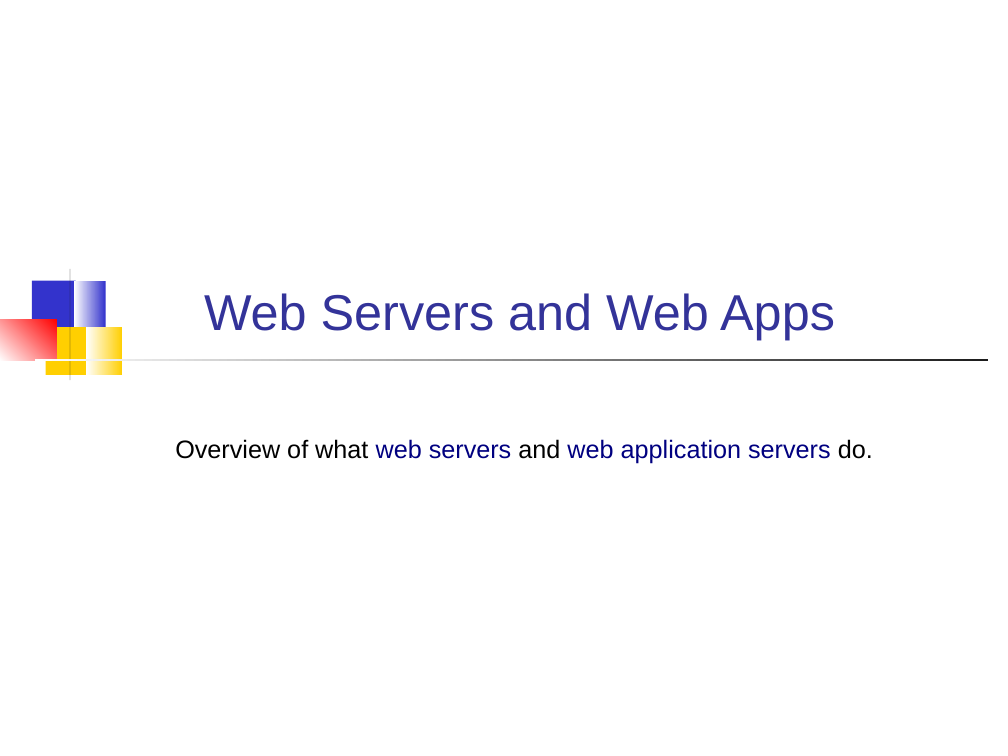
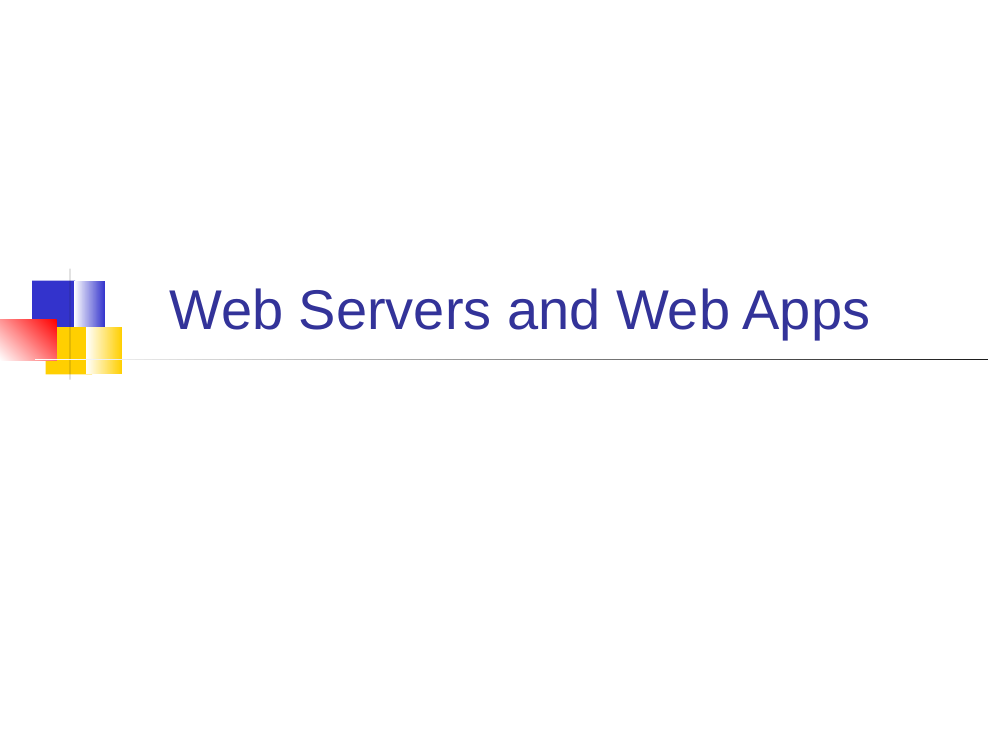
Before and after one commit to cpske/ISP, a slide deck: slide 1 of web/Web-Apps-and-Web-Servers.ppt. Drawn at 1008x756 pixels with LibreOffice and Linux fonts; fonts in the diff are those of the drawing. Boxes give left, top, right and bottom in pixels: in the first picture for what was removed or moved away, otherwise in the second. Text is boxed around its words. In the diff, an @@ line names an element or a change of style, - is before the commit and + after.

```diff
--- a/web/Web-Apps-and-Web-Servers.ppt
+++ b/web/Web-Apps-and-Web-Servers.ppt
@@ title "Web Servers and Web Apps" at (x1=169, y1=288, x2=871, y2=339): size 36 to 40 pt @@
@@ subtitle removed at (x1=175, y1=439, x2=873, y2=464) @@
-Overview of what web servers and web application servers do.
```
Also in this commit, not shown: 7 other slides changed, 10 slides added, 7 slides removed, 4 other files.
